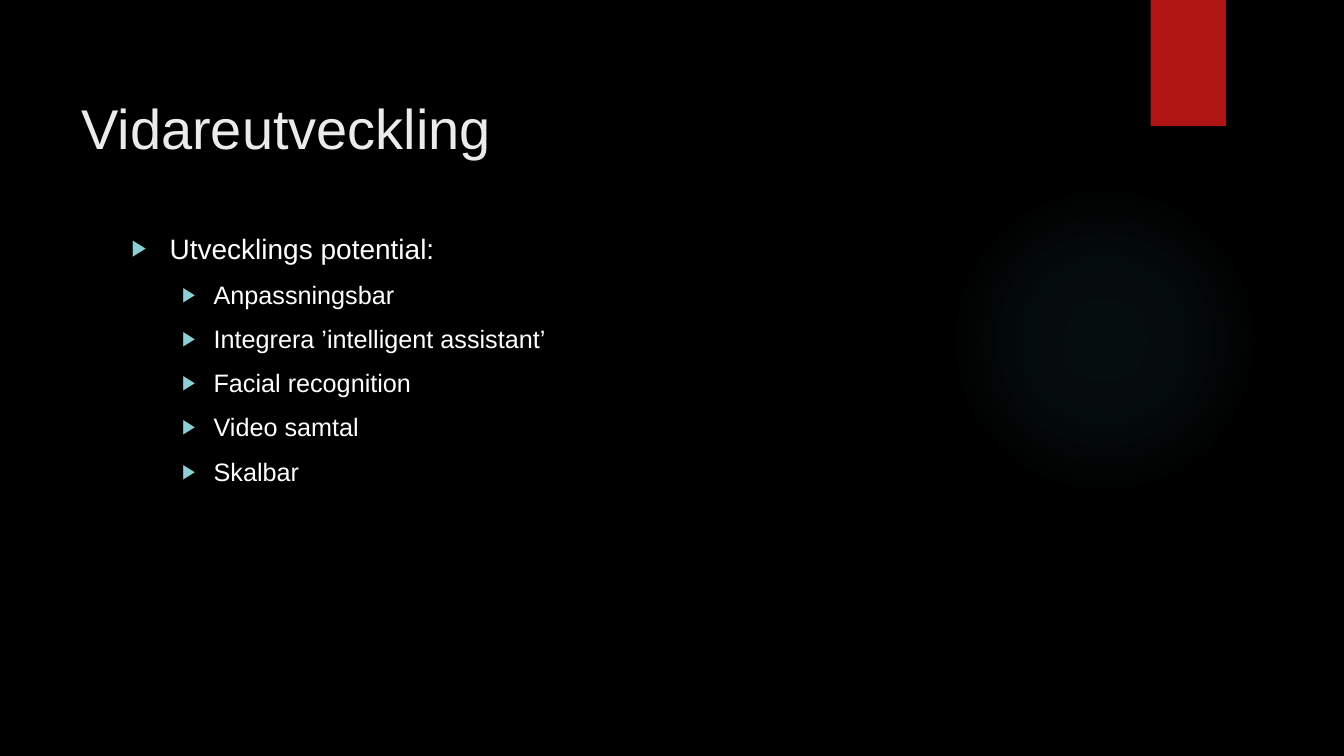
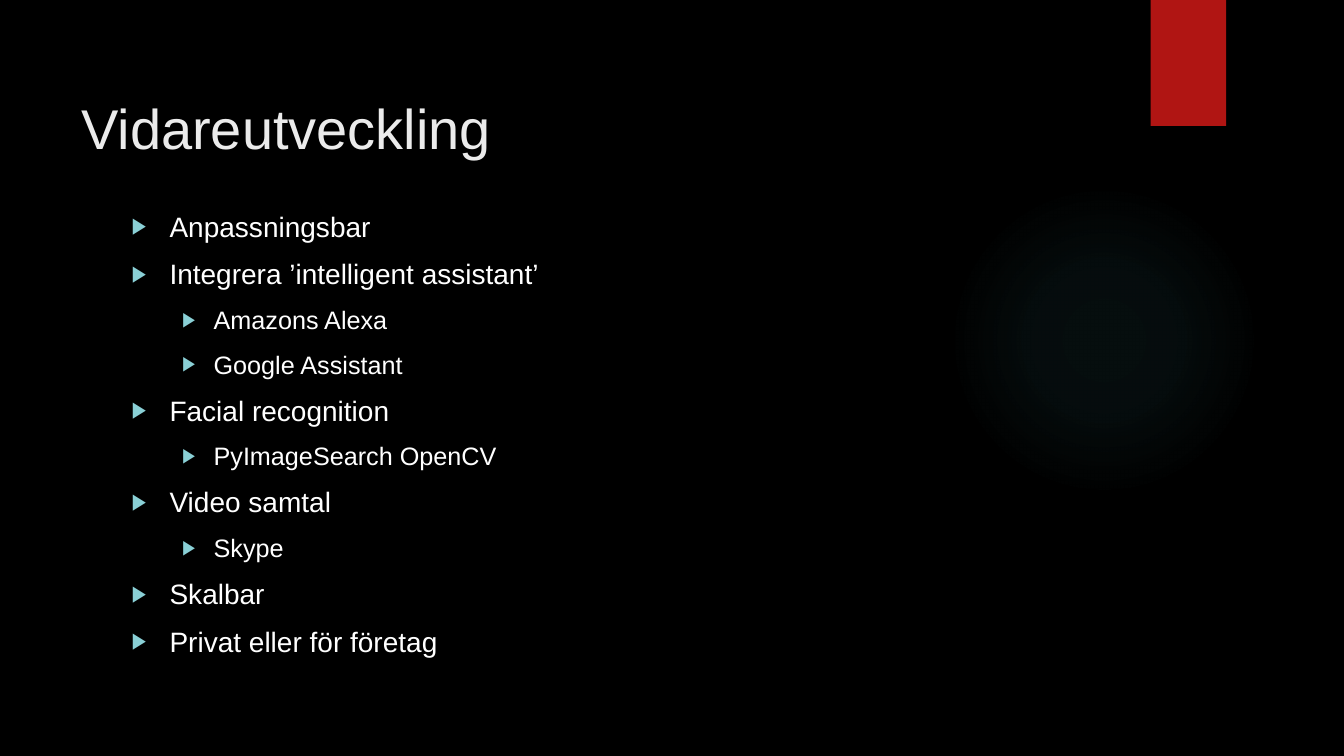
Before and after one commit to hamadaio/magic-mirror-project, a slide deck: slide 12 of pitch_group_mirror.pptx (slide 11 before the commit). Drawn at 1344x756 pixels with LibreOffice and Linux fonts; fonts in the diff are those of the drawing; background and template pictures are left out. Boxes give left, top, right and bottom in pixels: in the first picture for what was removed or moved away, otherwise in the second. Text is boxed around its words. In the diff, an @@ line names an element or a change of style, - is before the commit and + after.

```diff
--- a/pitch_group_mirror.pptx
+++ b/pitch_group_mirror.pptx
@@ text "Anpassningsbar": place and size @@
-text "Anpassningsbar" at [170,238,545,482]
+text "Anpassningsbar" at [170,216,539,657]
@@ text at [170,238,435,264]: paragraph removed @@
-▶ Utvecklings potential:
@@ text at [170,216,539,605]: size 18 to 20 pt in "Anpassningsbar", "Integrera ’intelligent assistant’", "Facial recognition", "Video samtal" and 1 more places; list level 2 to 1 in "Anpassningsbar"; list level 2 to 1 in "Integrera ’intelligent assistant’"; list level 2 to 1 in "Facial recognition"; list level 2 to 1 in "Video samtal"; list level 2 to 1 in "Skalbar" @@
@@ text at [214,310,402,379]: paragraphs added @@
+  ▶ Amazons Alexa
+  ▶ Google Assistant
@@ text at [214,446,497,471]: paragraph added @@
+  ▶ PyImageSearch OpenCV
@@ text at [214,538,284,563]: paragraph added @@
+  ▶ Skype
@@ text at [170,631,437,657]: paragraph added @@
+▶ Privat eller för företag
```
Also in this commit, not shown: 10 other slides changed, 2 slides added.
